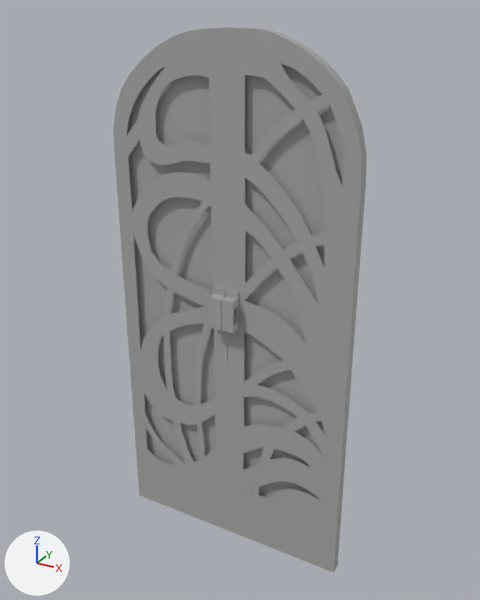
The FBX model Assets/_Core/3DModels/Props/Final/Objects_shop/Item/Env_Door.fbx, before and after one commit.
Rendered twice from a camera (50 mm lens) standing at (1.47, -2.57, 2.71) and looking at (0.03, 0.05, 1.4). The axes (+X, +Y, +Z) are drawn at lower left. The lights are the same throughout. Where no turn or scale is listed for an object, it has been applied to the vertices.

The first picture shows 'Door_L', 'Door_R', 'GL', 'GR', 'Handle_R'.
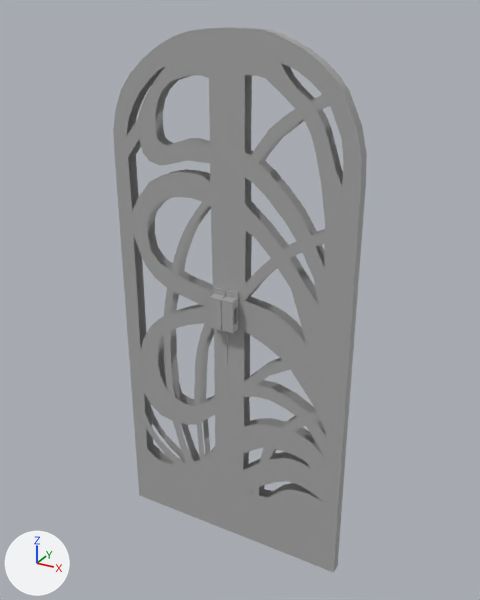
Diff of the bpy script that builds the scene:
```diff
--- a/Assets/_Core/3DModels/Props/Final/Objects_shop/Item/Env_Door.fbx.py
+++ b/Assets/_Core/3DModels/Props/Final/Objects_shop/Item/Env_Door.fbx.py
@@ ob_gr @@
-ob_gr = bpy.data.objects.new('GR', me_mesh_002)
-ob_gr.location = (0.323, 0.0, 1.336)
@@ ob_gl @@
-ob_gl = bpy.data.objects.new('GL', me_mesh_005)
-ob_gl.location = (0.0, 0.0, 0.0)
```

Location of each change, [x1, y1, x2, y2] in pixels of the pictures (480 x 600 px):
'GL', deleted: before [131, 70, 215, 464]
'GR', deleted: before [246, 63, 344, 501]
